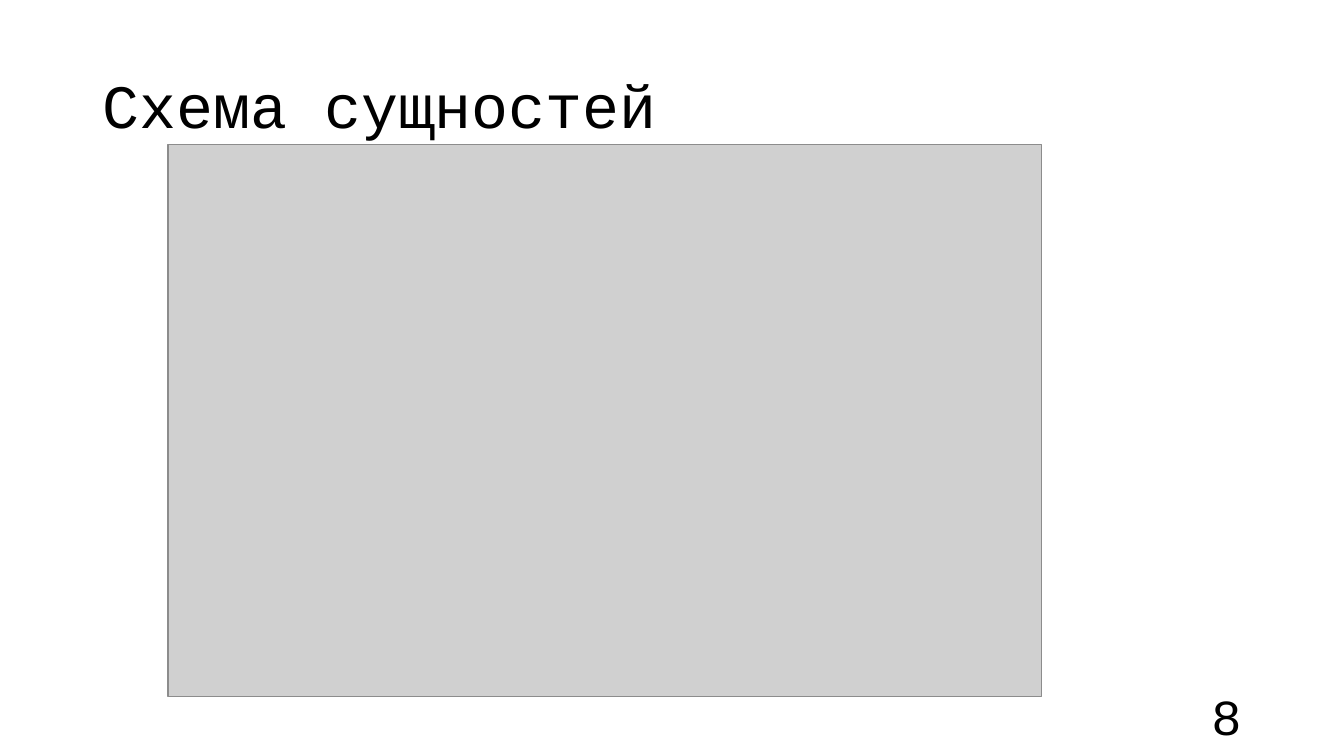
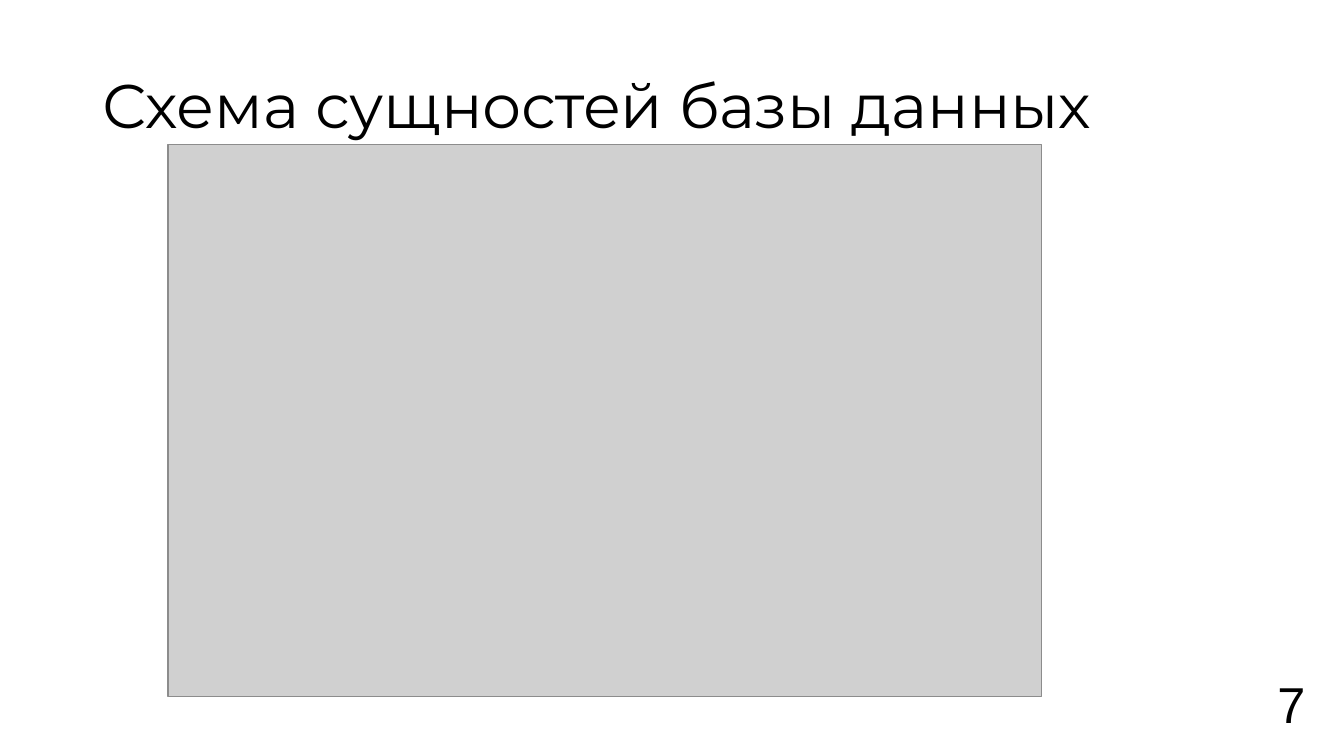
Before and after one commit to vafeenLabs/coursework-report_6-semester, a slide deck: slide 7 of Vafeen_3_61_presentation.pptx (slide 8 before the commit). Drawn at 1344x756 pixels with LibreOffice and Linux fonts; fonts in the diff are those of the drawing; grey boxes stand for pictures. Boxes give left, top, right and bottom in pixels: in the first picture for what was removed or moved away, otherwise in the second. Text is boxed around its words. In the diff, an @@ line names an element or a change of style, - is before the commit and + after.

```diff
--- a/Vafeen_3_61_presentation.pptx
+++ b/Vafeen_3_61_presentation.pptx
@@ title at <box>103,81,1091,141</box>: text changed; font Courier New to Montserrat @@
-Схема сущностей
+Схема сущностей базы данных
@@ text at <box>1277,688,1305,723</box>: text changed; font Courier New to Arial @@
-8
+7
```
Also in this commit, not shown: 11 other slides changed, 1 slide added, 1 slide removed, 1 other file.
